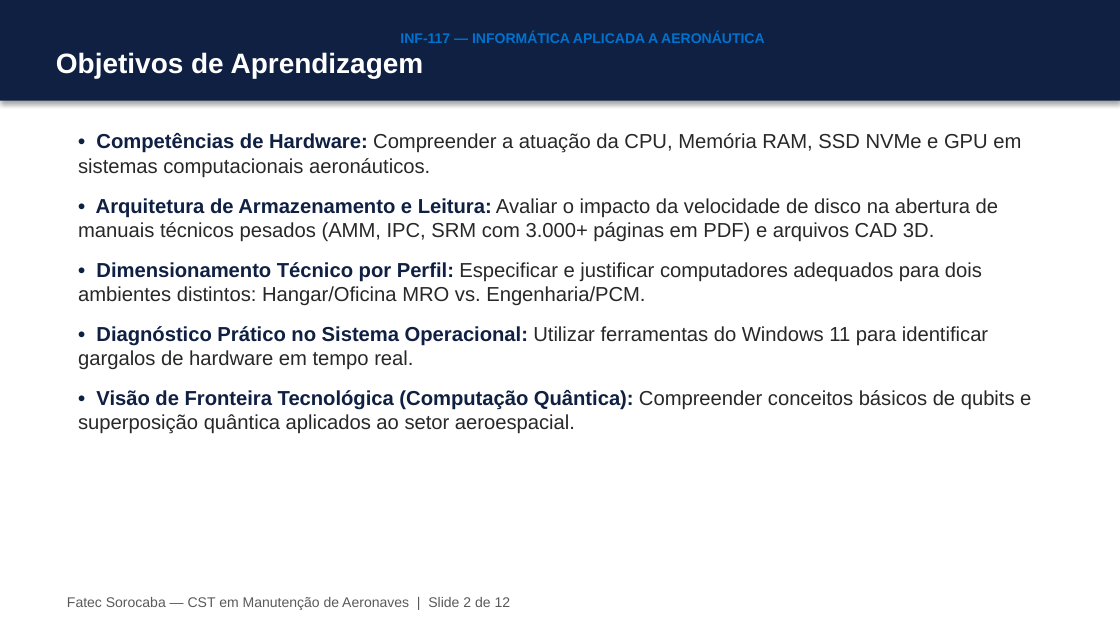
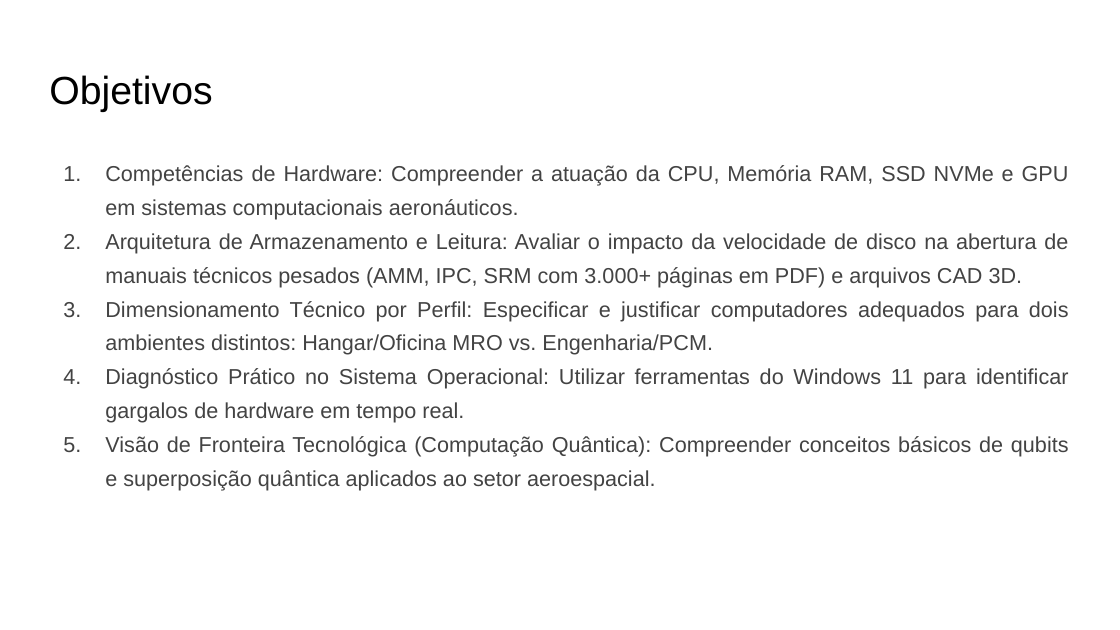
Before and after one commit to profAndreSouza/Material, a slide deck: slide 2 of Informática Aplicada a Aeronáutica/Slides/Slides_Aula_01_Hardware_e_Estacoes_de_Trabalho.pptx. Drawn at 1120x630 pixels with LibreOffice and Linux fonts; fonts in the diff are those of the drawing; background and template pictures are left out. Boxes give left, top, right and bottom in pixels: in the first picture for what was removed or moved away, otherwise in the second. Text is boxed around its words. In the diff, an @@ line names an element or a change of style, - is before the commit and + after.

```diff
--- a/Informática Aplicada a Aeronáutica/Slides/Slides_Aula_01_Hardware_e_Estacoes_de_Trabalho.pptx
+++ b/Informática Aplicada a Aeronáutica/Slides/Slides_Aula_01_Hardware_e_Estacoes_de_Trabalho.pptx
@@ rectangle removed at (0,0,1120,101) @@
-INF-117 — INFORMÁTICA APLICADA A AERONÁUTICA
-Objetivos de Aprendizagem
@@ title added at (49,75,212,112), 25.2 pt, text #000000 @@
+Objetivos
@@ text at (105,165,1069,491): text changed; size 13 to 13.9 pt; text colour #282828 to #434343 @@
-• Competências de Hardware: Compreender a atuação da CPU, Memória RAM, SSD NVMe e GPU em sistemas computacionais aeronáuticos.
-• Arquitetura de Armazenamento e Leitura: Avaliar o impacto da velocidade de disco na abertura de manuais técnicos pesados (AMM, IPC, SRM com 3.000+ páginas em PDF) e arquivos CAD 3D.
-• Dimensionamento Técnico por Perfil: Especificar e justificar computadores adequados para dois ambientes distintos: Hangar/Oficina MRO vs. Engenharia/PCM.
-• Diagnóstico Prático no Sistema Operacional: Utilizar ferramentas do Windows 11 para identificar gargalos de hardware em tempo real.
-• Visão de Fronteira Tecnológica (Computação Quântica): Compreender conceitos básicos de qubits e superposição quântica aplicados ao setor aeroespacial.
+1. Competências de Hardware: Compreender a atuação da CPU, Memória RAM, SSD NVMe e GPU em sistemas computacionais aeronáuticos.
+2. Arquitetura de Armazenamento e Leitura: Avaliar o impacto da velocidade de disco na abertura de manuais técnicos pesados (AMM, IPC, SRM com 3.000+ páginas em PDF) e arquivos CAD 3D.
+3. Dimensionamento Técnico por Perfil: Especificar e justificar computadores adequados para dois ambientes distintos: Hangar/Oficina MRO vs. Engenharia/PCM.
+4. Diagnóstico Prático no Sistema Operacional: Utilizar ferramentas do Windows 11 para identificar gargalos de hardware em tempo real.
+5. Visão de Fronteira Tecnológica (Computação Quântica): Compreender conceitos básicos de qubits e superposição quântica aplicados ao setor aeroespacial.
@@ text removed at (67,597,511,610) @@
-Fatec Sorocaba — CST em Manutenção de Aeronaves | Slide 2 de 12
```
Also in this commit, not shown: 10 other slides changed, 1 slide removed, 4 other files.
